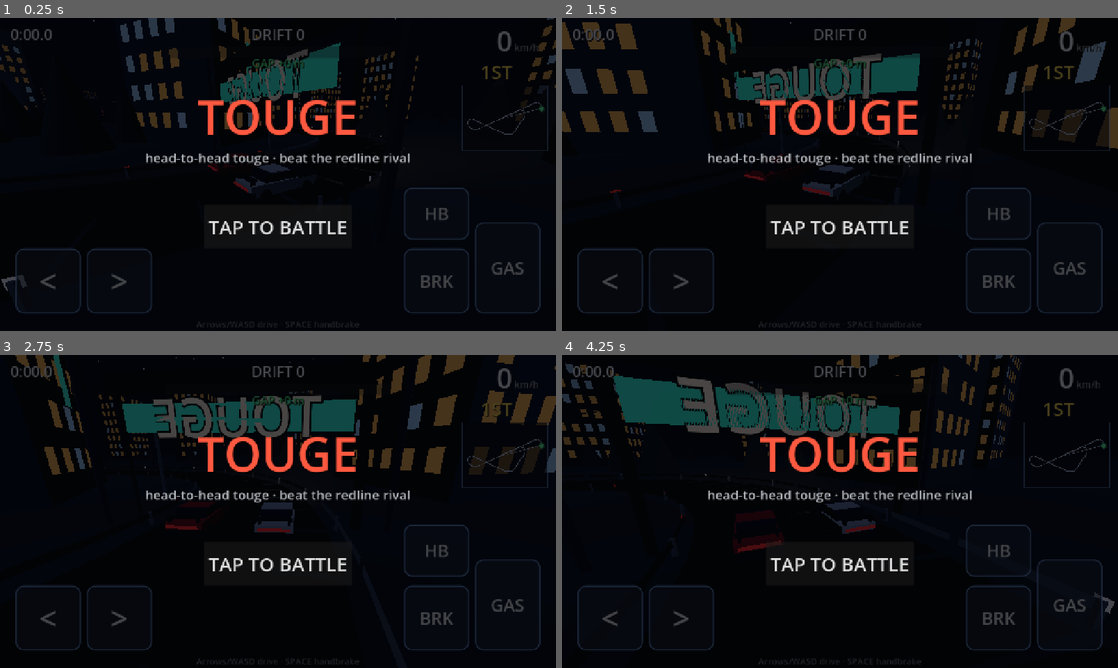
Above: before the commit, frames 1-4 (two rows, left to right).
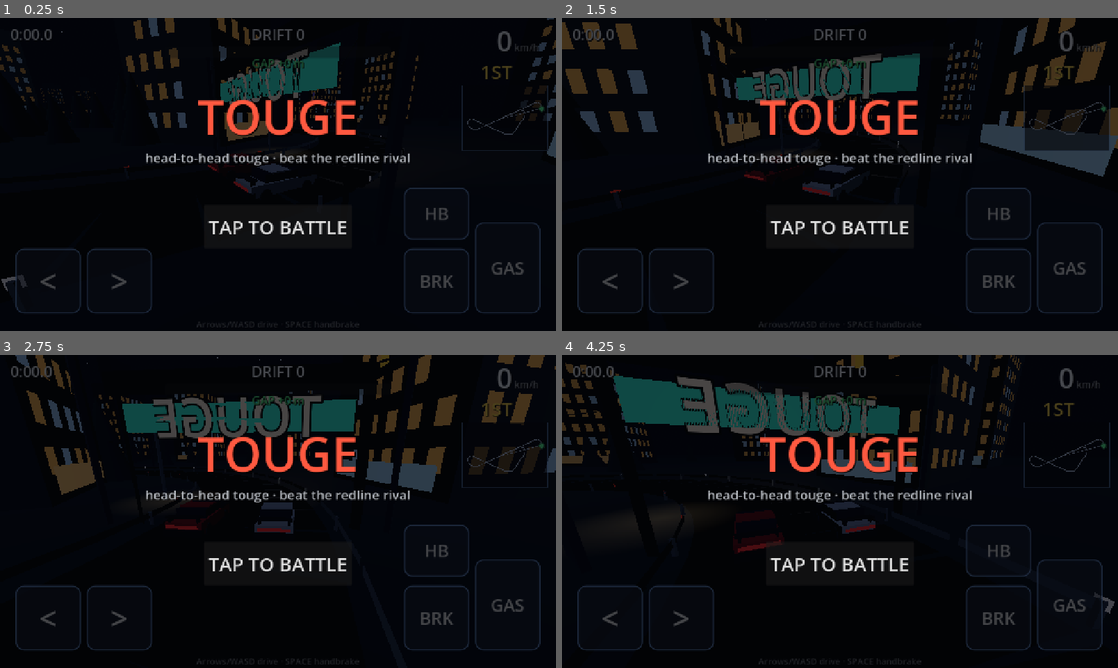
Above: after the commit, the same moments.

Repository: Thefreatbandz/touge
Game: Godot game, scene res://scenes/main.tscn
Same seed, same stepped clock (60 frames per second), same inputs: the game is played once before the commit and once after it.
Inputs:
- Up to frame 1 (0.25 s): no input
- Up to frame 2 (1.5 s): hold Right 0.53-1.28 s; tap Space at 0.77 s; hold Down from 1.28 s (still down)
- Up to frame 3 (2.75 s): tap Space at 1.52 s; release Down at 2.03 s; hold Right from 2.03 s (still down)
- Up to frame 4 (4.25 s): release Right at 2.78 s; hold Up 2.78-3.53 s; tap Space at 3.02, 3.77 s; hold Left from 3.53 s (still down)

The runs differ from the first frame. In frame 1, 1.7% of the frame differs, in the area x 0-100%, y 0-45%; in frame 2, 4.5%, in the area x 0-100%, y 0-51%; in frame 3, 3.2%; in frame 4, 2.0%.

Commit message:
TOUGE: world quality pass - light pools, storefronts, vending, cones, crosswalks, tiered trees, setbacks

Diff:
--- a/scripts/main.gd
+++ b/scripts/main.gd
@@ -55,7 +55,7 @@
 	env.fog_light_color = Color(0.020, 0.036, 0.072)
 	env.fog_density = 0.0052
 	env.glow_enabled = true
-	env.glow_intensity = 0.6
+	env.glow_intensity = 0.85
 	var we := WorldEnvironment.new()
 	we.environment = env
 	add_child(we)
--- a/scripts/track.gd
+++ b/scripts/track.gd
@@ -206,6 +206,7 @@
 	tree_mesh.bottom_radius = 2.6
 	tree_mesh.height = 8.0
 	var trees: Array[Transform3D] = []
+	var tree_tops: Array[Transform3D] = []
 	var placed := 0
 	var guard := 0
 	while placed < 380 and guard < 4000:
@@ -226,11 +227,17 @@
 			continue
 		var sc := rng.randf_range(0.7, 1.5)
 		trees.append(Transform3D(Basis().scaled(Vector3(sc, sc, sc)), tp + Vector3(0, 4.0 * sc, 0)))
+		var sc2 := sc * 0.62
+		tree_tops.append(Transform3D(Basis().scaled(Vector3(sc2, sc2, sc2)), tp + Vector3(0, 7.0 * sc, 0)))
 		placed += 1
 	var tree_mat := StandardMaterial3D.new()
 	tree_mat.albedo_color = Color(0.020, 0.055, 0.032)
 	tree_mat.roughness = 1.0
 	_multimesh_box(self, tree_mesh, tree_mat, trees)
+	var tree_top_mat := StandardMaterial3D.new()
+	tree_top_mat.albedo_color = Color(0.028, 0.070, 0.040)
+	tree_top_mat.roughness = 1.0
+	_multimesh_box(self, tree_mesh, tree_top_mat, tree_tops)
 
 	# streetlights: poles + emissive lamp heads, alternating sides
 	var pole_mesh := BoxMesh.new()
@@ -255,6 +262,10 @@
 	_build_billboards(rng)
 	_build_poles_wires(rng)
 	_build_parked_cars(rng)
+	_build_vending(rng)
+	_build_cones(rng)
+	_build_crosswalks()
+	_build_light_pools()
 	_build_rail_markers()
 	_build_sky_extras(rng)
 
@@ -379,6 +390,11 @@
 				Color(0.20, 0.15, 0.11))
 			_box_at(base + Vector3(0, 5.9, 0), Vector3(4.1, 0.5, 4.1), yaw,
 				Color(0.14, 0.10, 0.08))
+		# stepped setback tower on tall blocks
+		if h > 30.0 and rng.randf() < 0.5:
+			var sh := h * 0.34
+			_box_at(bp + Vector3(0, h + sh * 0.5, 0), Vector3(w * 0.62, sh, d * 0.62), yaw,
+				Color(col.r * shade * 0.92, col.g * shade * 0.92, col.b * shade * 0.92))
 	_finish(self, _mat_flat)
 	# windows + rooftop beacons (emissive, one mesh)
 	_begin()
@@ -448,6 +464,24 @@
 			var tang2 := nrm.cross(up).normalized()
 			_quad(fc - tang2 * hw2 + up * sy0, fc + tang2 * hw2 + up * sy0,
 				fc - tang2 * hw2 + up * sy1, fc + tang2 * hw2 + up * sy1, scol, nrm)
+	# ground-floor storefront glow on most blocks
+	for pb in placed:
+		if rng.randf() > 0.62:
+			continue
+		var bp: Vector3 = pb[0]
+		var w: float = pb[2]
+		var d: float = pb[4]
+		var yaw: float = pb[5]
+		var rx := _rot_y(Vector3.RIGHT, yaw)
+		var up := Vector3(0, 1, 0)
+		var shop_col := Color(1.0, 0.78, 0.45) if rng.randf() < 0.7 else Color(0.65, 0.85, 1.0)
+		for fsgn: float in [-1.0, 1.0]:
+			var fc := bp + rx * (fsgn * (w * 0.5 + 0.18))
+			var nrm := rx * fsgn
+			var tang := nrm.cross(up).normalized()
+			var fw := d * 0.5 - 1.5
+			_quad(fc - tang * fw + up * 0.7, fc + tang * fw + up * 0.7,
+				fc - tang * fw + up * 3.1, fc + tang * fw + up * 3.1, shop_col, nrm)
 	_finish(self, _mat_emit)
 
 func _wire(p1: Vector3, p2: Vector3, thick: float, col: Color) -> void:
@@ -631,6 +665,120 @@
 		_box_at(bp + Vector3(0, 1.15, 0), Vector3(1.6, 0.55, 2.2), yaw, Color(0.05, 0.07, 0.10))
 	_finish(self, _mat_flat)
 
+func _build_light_pools() -> void:
+	# soft warm pools under each streetlamp (additive radial gradient)
+	var grad := Gradient.new()
+	grad.offsets = PackedFloat32Array([0.0, 1.0])
+	grad.colors = PackedColorArray([
+		Color(1.0, 0.82, 0.50, 0.42), Color(1.0, 0.82, 0.50, 0.0)])
+	var gtex := GradientTexture2D.new()
+	gtex.gradient = grad
+	gtex.width = 128
+	gtex.height = 128
+	gtex.fill = GradientTexture2D.FILL_RADIAL
+	gtex.fill_from = Vector2(0.5, 0.5)
+	gtex.fill_to = Vector2(1.0, 0.5)
+	var mat := StandardMaterial3D.new()
+	mat.shading_mode = BaseMaterial3D.SHADING_MODE_UNSHADED
+	mat.transparency = BaseMaterial3D.TRANSPARENCY_ALPHA
+	mat.blend_mode = BaseMaterial3D.BLEND_MODE_ADD
+	mat.albedo_texture = gtex
+	var quad := QuadMesh.new()
+	quad.size = Vector2(11, 11)
+	var xf: Array[Transform3D] = []
+	var sgn := 1.0
+	for i in range(10, COUNT - 10, 17):
+		sgn = -sgn
+		var lp: Vector3 = points[i] + sides[i] * (sgn * 6.6)
+		xf.append(Transform3D(Basis().rotated(Vector3.RIGHT, -PI * 0.5), lp + Vector3(0, 0.05, 0)))
+	_multimesh_box(self, quad, mat, xf)
+
+func _build_vending(rng: RandomNumberGenerator) -> void:
+	# glowing vending machines by the sidewalk
+	var spots: Array = []  # [pos, yaw, to_road]
+	var n := 0
+	var guard := 0
+	while n < 7 and guard < 400:
+		guard += 1
+		var i := rng.randi_range(20, COUNT - 20)
+		var sgn := -1.0 if rng.randf() < 0.5 else 1.0
+		var bp: Vector3 = points[i] + sides[i] * (sgn * 7.4)
+		var ok := true
+		for j in range(maxi(0, i - 6), mini(COUNT, i + 7)):
+			var dx := bp.x - points[j].x
+			var dz := bp.z - points[j].z
+			if dx * dx + dz * dz < 49.0:
+				ok = false
+				break
+		if not ok:
+			continue
+		n += 1
+		spots.append([bp, float(yaws[i]), -sides[i] * sgn])
+	_begin()
+	for sp in spots:
+		var bp: Vector3 = sp[0]
+		var yaw: float = sp[1]
+		_box_at(bp + Vector3(0, 0.95, 0), Vector3(1.15, 1.9, 0.85), yaw, Color(0.05, 0.07, 0.10))
+	_finish(self, _mat_flat)
+	_begin()
+	for sp in spots:
+		var bp: Vector3 = sp[0]
+		var to_road: Vector3 = sp[2]
+		var side := to_road.cross(Vector3.UP).normalized()
+		# bright front panel facing the road
+		var fc := bp + to_road * 0.45 + Vector3(0, 1.05, 0)
+		var hw := 0.45
+		var hh := 0.75
+		_quad(fc - side * hw - Vector3(0, hh, 0), fc + side * hw - Vector3(0, hh, 0),
+			fc - side * hw + Vector3(0, hh, 0), fc + side * hw + Vector3(0, hh, 0),
+			Color(0.65, 0.90, 1.0), to_road)
+		# top glow strip
+		var tc := bp + Vector3(0, 1.92, 0)
+		_quad(tc - side * 0.55, tc + side * 0.55,
+			tc - side * 0.55 + Vector3(0, 0.12, 0), tc + side * 0.55 + Vector3(0, 0.12, 0),
+			Color(0.9, 0.95, 1.0), Vector3.UP)
+	_finish(self, _mat_emit)
+
+func _build_cones(rng: RandomNumberGenerator) -> void:
+	# roadwork cone clusters on the shoulder
+	var cone_mesh := CylinderMesh.new()
+	cone_mesh.top_radius = 0.06
+	cone_mesh.bottom_radius = 0.32
+	cone_mesh.height = 0.75
+	var cone_mat := StandardMaterial3D.new()
+	cone_mat.albedo_color = Color(0.95, 0.35, 0.08)
+	cone_mat.roughness = 0.8
+	var xf: Array[Transform3D] = []
+	for c in range(2):
+		var i0 := rng.randi_range(40, COUNT - 70)
+		var sgn := -1.0 if rng.randf() < 0.5 else 1.0
+		for k in range(6):
+			var i := i0 + k * 3
+			var bp: Vector3 = points[i] + sides[i] * (sgn * rng.randf_range(5.6, 6.8))
+			var ok := true
+			for j in range(maxi(0, i - 4), mini(COUNT, i + 5)):
+				var dx := bp.x - points[j].x
+				var dz := bp.z - points[j].z
+				if dx * dx + dz * dz < 27.0:
+					ok = false
+					break
+			if ok:
+				xf.append(Transform3D(Basis(), bp + Vector3(0, 0.38, 0)))
+	_multimesh_box(self, cone_mesh, cone_mat, xf)
+
+func _build_crosswalks() -> void:
+	_begin()
+	var up := Vector3(0, 1, 0)
+	for gi in [start_idx, finish_idx]:
+		var p: Vector3 = points[gi]
+		var s: Vector3 = sides[gi]
+		var t: Vector3 = tangents[gi]
+		for k in range(-2, 3):
+			var c := p + t * (k * 1.5) + up * 0.02
+			_quad(c - s * 3.4, c + s * 3.4, c - s * 3.4 + t * 0.75, c + s * 3.4 + t * 0.75,
+				Color(0.70, 0.73, 0.78), up)
+	_finish(self, _mat_flat)
+
 # --- queries ----------------------------------------------------------------
 
 func query(pos: Vector3, hint: int) -> Vector3:
Not shown, changed: build/web/index.html
Not shown, changed: build/web/index.pck
Not shown, changed: docs/index.html
Not shown, changed: docs/touge.html
Not shown, changed: docs/touge.pck
